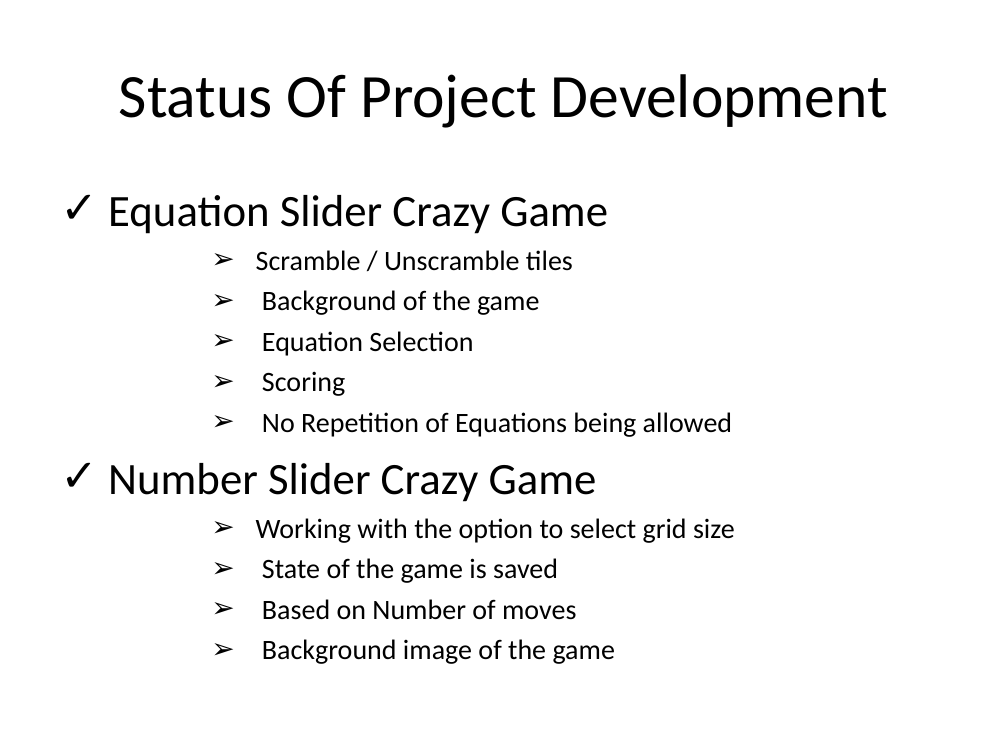
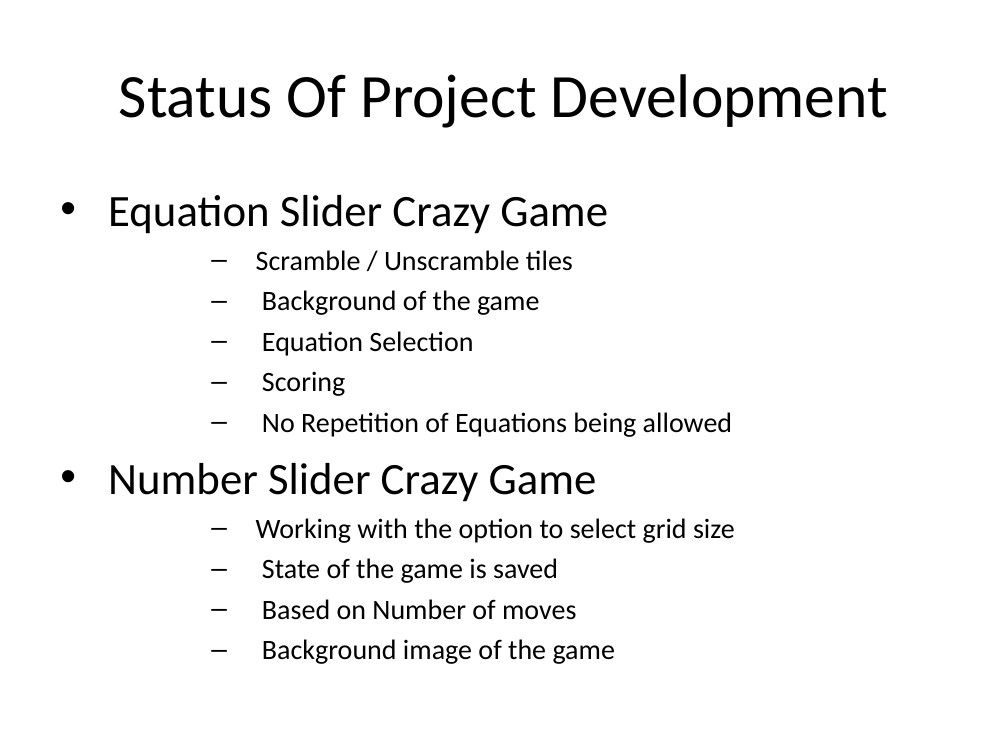
Before and after one commit to bdombrow/CS-554-Number-Game, a slide deck: slide 3 of Team 6 Demo 2.ppt. Drawn at 1008x756 pixels with LibreOffice and Linux fonts; fonts in the diff are those of the drawing. Boxes give left, top, right and bottom in pixels: in the first picture for what was removed or moved away, otherwise in the second. Text is boxed around its words. In the diff, an @@ line names an element or a change of style, - is before the commit and + after.

```diff
--- a/Team 6 Demo 2.ppt
+++ b/Team 6 Demo 2.ppt
@@ text "Equation Slider Crazy Game" at (108,195,735,664): bullet ✓ to •; bullet ➢ to – @@
```
Also in this commit, not shown: 6 other files.
